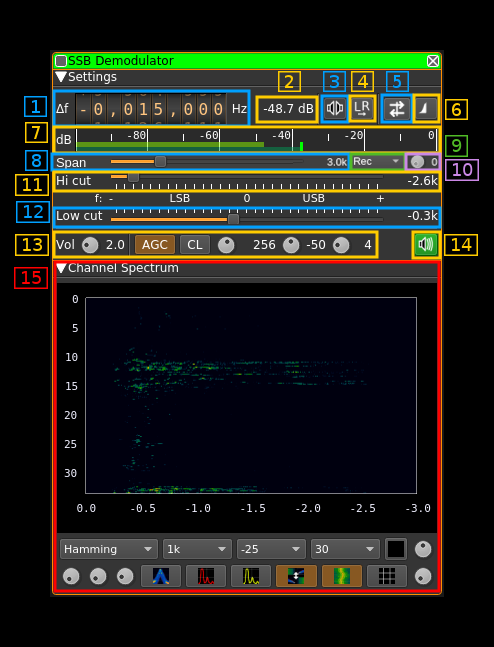
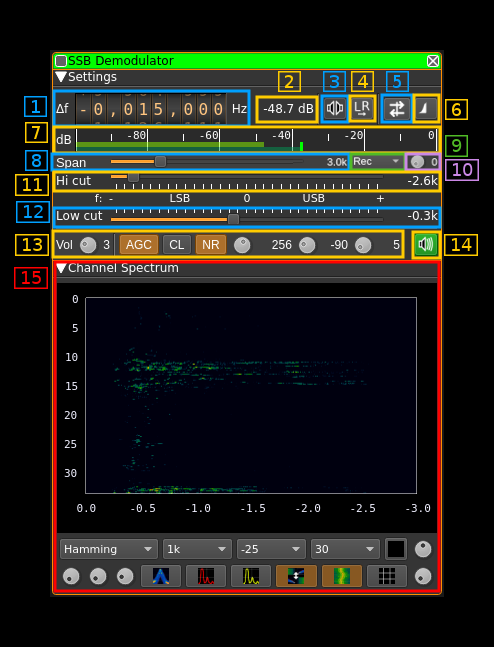
Two versions of the same layered image (494x647). Layer-by-layer changes:
painted on "Overlay_13" over bbox(51, 229, 405, 259)
added layer "Patch_04" above "Patch_03" over bbox(53, 230, 403, 258)
